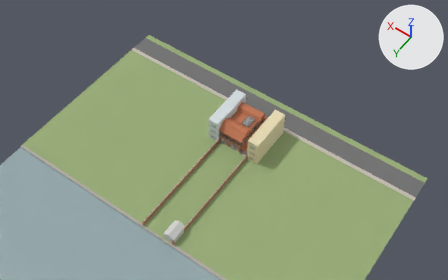
The FBX model HomeWalk/Assets/Home/Models/c2_architecture.fbx: old version first, new version second.
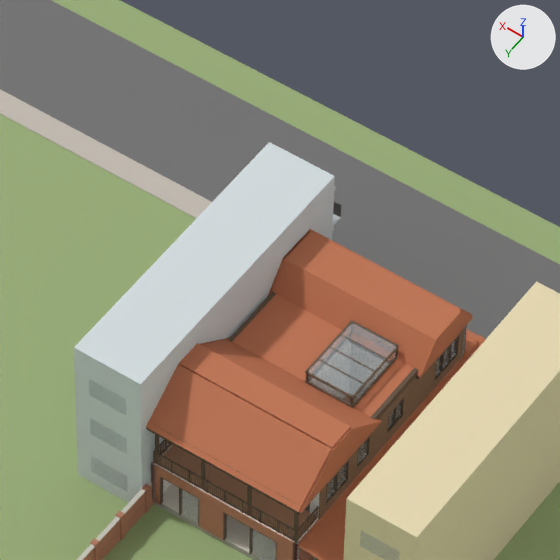
Each version is shown from a 50 mm camera at (-74.7, 139.4, 191.8) aimed at (11.2, 19.1, 2.7), then close up on the part from 44% to 62% of the width and 25% to 53% of the height. Arrows for +X, +Y and +Z are at upper right; the lights stay in place. The older version's two pictures come first. Where no turn or scale is listed for an object, it has been applied to the vertices.

In view in the first close-up: 'GLASS__glass', 'L0__brick', 'L1__terracotta', 'L1__timber', 'NEIGHBOURS__glass_dk', 'NEIGHBOURS__neigh_a', 'NEIGHBOURS__neigh_b', 'ROOF__tile_roof', 'ROOF__timber_dk', 'SITE__asphalt', 'SITE__grass', 'SITE__paver' and 10 more.
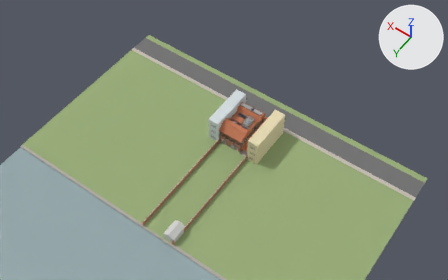
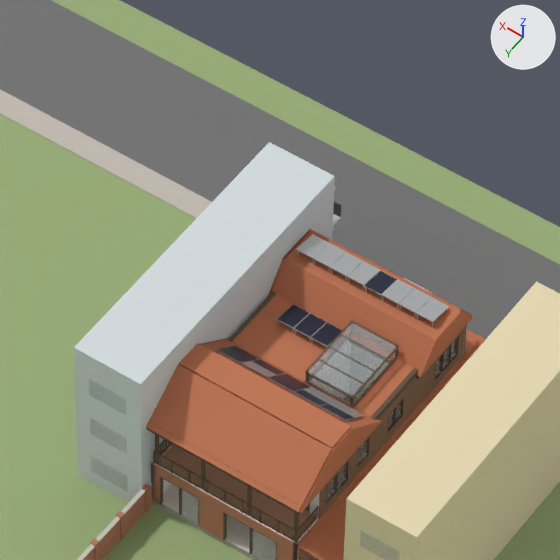
The change, as a list of edits to the scene's bpy script:
```text
Add mat_pv_frame:
    mat_pv_frame = principled_material('pv_frame')
    mat_pv_frame.base_color = (0.7, 0.72, 0.74)  # light grey #dadddf
    mat_pv_frame.metallic = 0.8
    mat_pv_frame.roughness = 0.35
Add mat_pv_cell:
    mat_pv_cell = principled_material('pv_cell')
    mat_pv_cell.base_color = (0.012, 0.018, 0.04)  # dark blue #1d2438
    mat_pv_cell.roughness = 0.28
Add me_roof__pv_frame:
    me_roof__pv_frame.from_pydata(...)  # 552 vertices, 414 faces; spans x 3.79..13.01, y 2.31..13.96, z 7.25..9.49
    me_roof__pv_frame.materials.append(mat_pv_frame)  # light grey #dadddf
Add me_roof__pv_cell:
    me_roof__pv_cell.from_pydata(...)  # 200 vertices, 150 faces; spans x 3.81..12.99, y 2.35..13.92, z 7.5..9.46
    me_roof__pv_cell.materials.append(mat_pv_cell)  # dark blue #1d2438
Add ob_roof__pv_frame:
    ob_roof__pv_frame = bpy.data.objects.new('ROOF__pv_frame', me_roof__pv_frame)
    ob_roof__pv_frame.location = (0.0, 0.0, 0.0)
Add ob_roof__pv_cell:
    ob_roof__pv_cell = bpy.data.objects.new('ROOF__pv_cell', me_roof__pv_cell)
    ob_roof__pv_cell.location = (0.0, 0.0, 0.0)
```

Pixel boxes (x1, y1, x2, y2) of what changed, in the close-ups (560 x 560 px):
'ROOF__pv_frame', added: after (216, 234, 449, 421)
'ROOF__pv_cell', added: after (217, 255, 456, 420)
